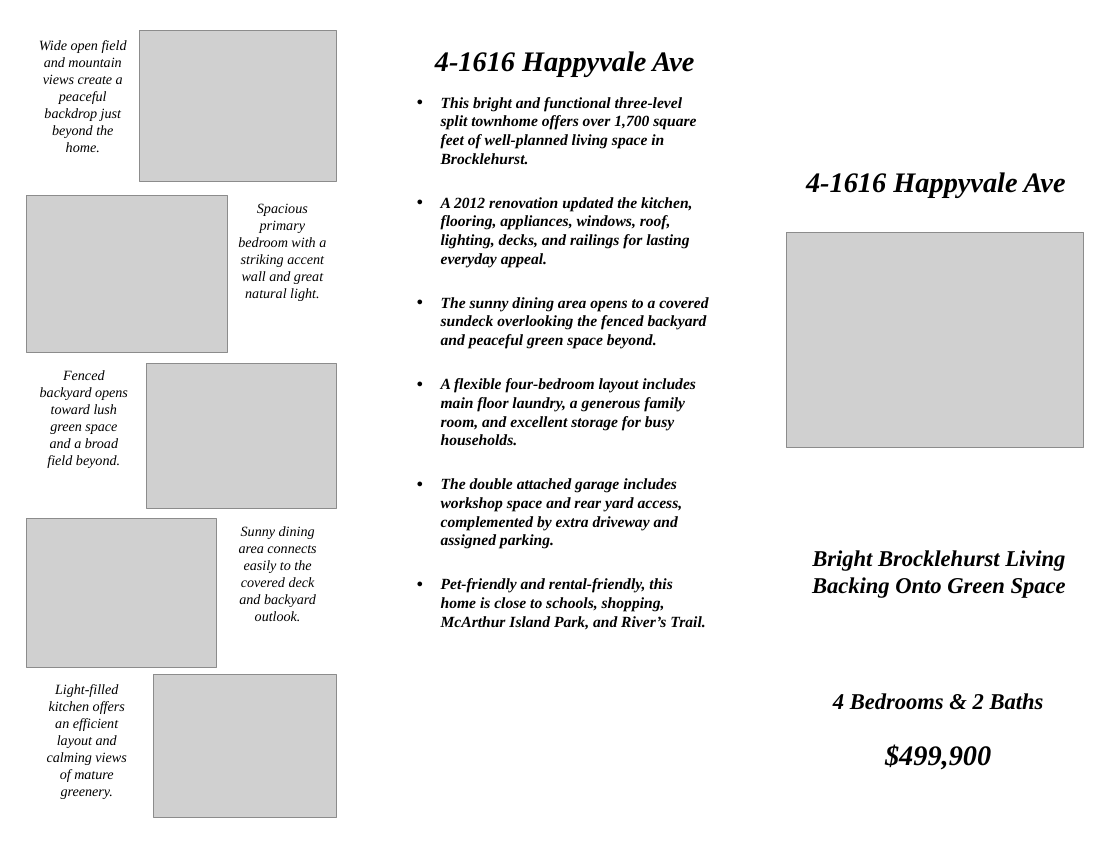
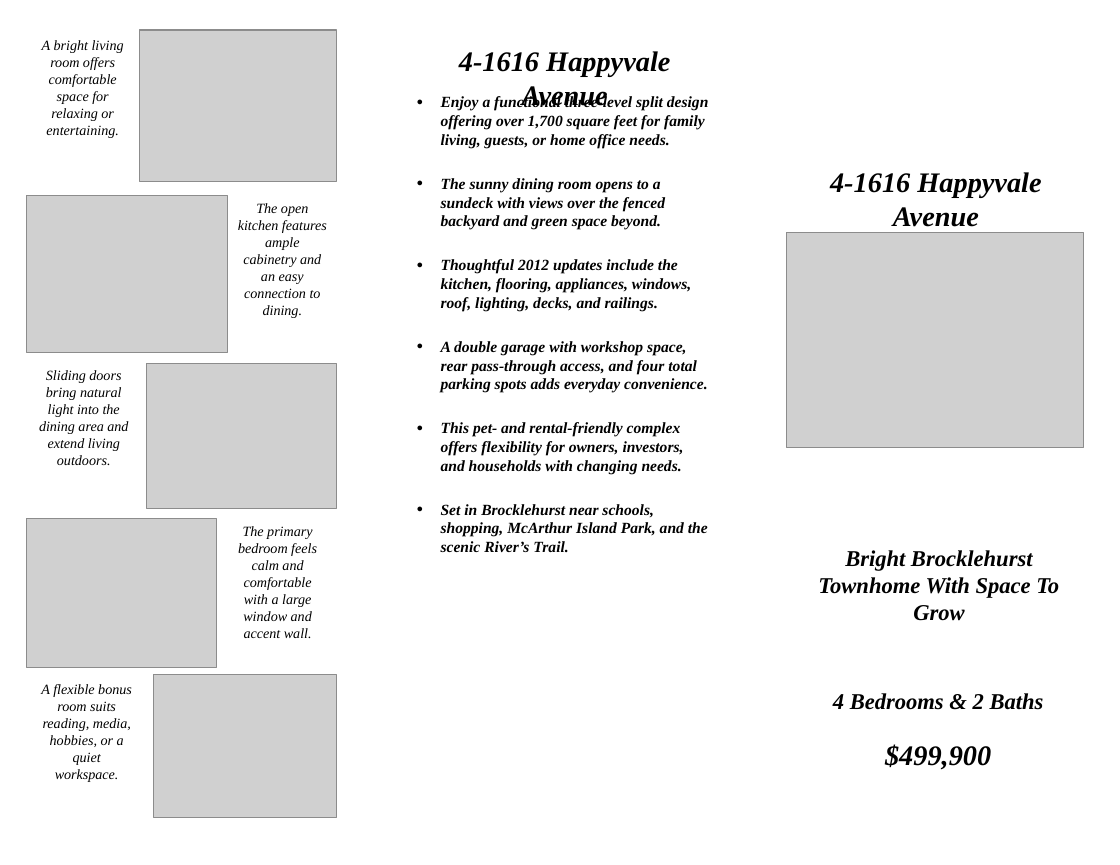
Before and after one commit to Shup04/Brochure-Agent, a slide deck: slide 1 of test_output.pptx. Drawn at 1120x865 pixels with LibreOffice and Linux fonts; fonts in the diff are those of the drawing; grey boxes stand for pictures; background and template pictures are left out. Boxes give left, top, right and bottom in pixels: in the first picture for what was removed or moved away, otherwise in the second. Text is boxed around its words. In the diff, an @@ line names an element or a change of style, - is before the commit and + after.

```diff
--- a/test_output.pptx
+++ b/test_output.pptx
@@ text at (42, 40, 124, 138): text changed @@
-Wide open field and mountain views create a peaceful backdrop just beyond the home.
+A bright living room offers comfortable space for relaxing or entertaining.
@@ text at (459, 51, 670, 107): text changed @@
-4-1616 Happyvale Ave
+4-1616 Happyvale Avenue
@@ text at (441, 115, 708, 552): text changed @@
-● This bright and functional three-level split townhome offers over 1,700 square feet of well-planned living space in Brocklehurst.
-● A 2012 renovation updated the kitchen, flooring, appliances, windows, roof, lighting, decks, and railings for lasting everyday appeal.
-● The sunny dining area opens to a covered sundeck overlooking the fenced backyard and peaceful green space beyond.
-● A flexible four-bedroom layout includes main floor laundry, a generous family room, and excellent storage for busy households.
-● The double attached garage includes workshop space and rear yard access, complemented by extra driveway and assigned parking.
-● Pet-friendly and rental-friendly, this home is close to schools, shopping, McArthur Island Park, and River’s Trail.
+● Enjoy a functional three-level split design offering over 1,700 square feet for family living, guests, or home office needs.
+● The sunny dining room opens to a sundeck with views over the fenced backyard and green space beyond.
+● Thoughtful 2012 updates include the kitchen, flooring, appliances, windows, roof, lighting, decks, and railings.
+● A double garage with workshop space, rear pass-through access, and four total parking spots adds everyday convenience.
+● This pet- and rental-friendly complex offers flexibility for owners, investors, and households with changing needs.
+● Set in Brocklehurst near schools, shopping, McArthur Island Park, and the scenic River’s Trail.
@@ text at (830, 172, 1041, 227): text changed @@
-4-1616 Happyvale Ave
+4-1616 Happyvale Avenue
@@ text at (238, 203, 327, 318): text changed @@
-Spacious primary bedroom with a striking accent wall and great natural light.
+The open kitchen features ample cabinetry and an easy connection to dining.
@@ text at (39, 370, 128, 465): text changed @@
-Fenced backyard opens toward lush green space and a broad field beyond.
+Sliding doors bring natural light into the dining area and extend living outdoors.
@@ text at (238, 526, 317, 638): text changed @@
-Sunny dining area connects easily to the covered deck and backyard outlook.
+The primary bedroom feels calm and comfortable with a large window and accent wall.
@@ text at (818, 550, 1059, 621): text changed @@
-Bright Brocklehurst Living Backing Onto Green Space
+Bright Brocklehurst Townhome With Space To Grow
@@ text at (41, 684, 132, 782): text changed @@
-Light-filled kitchen offers an efficient layout and calming views of mature greenery.
+A flexible bonus room suits reading, media, hobbies, or a quiet workspace.
```
Also in this commit, not shown: 1 other slide changed, 8 other files.
